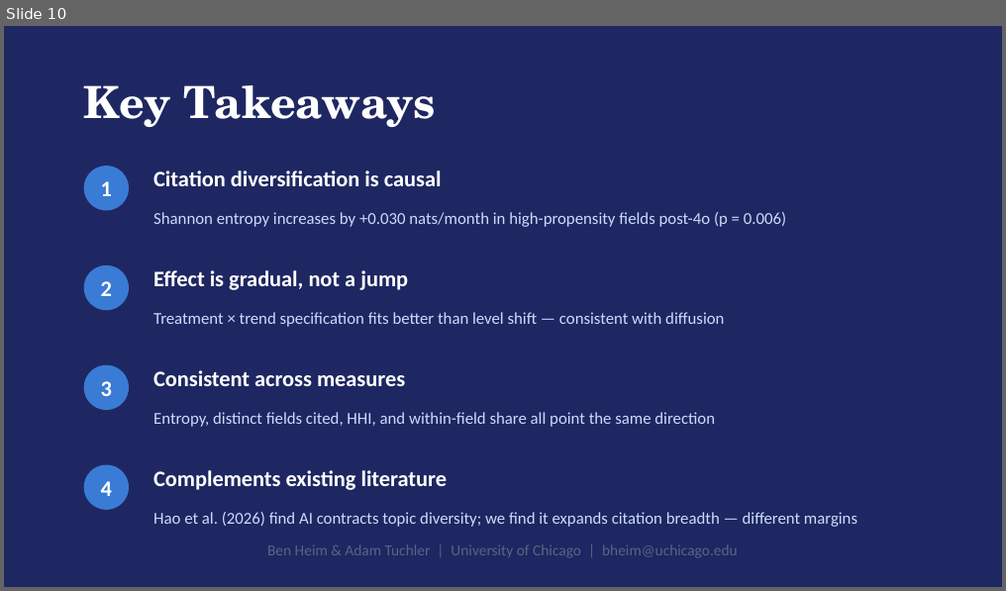
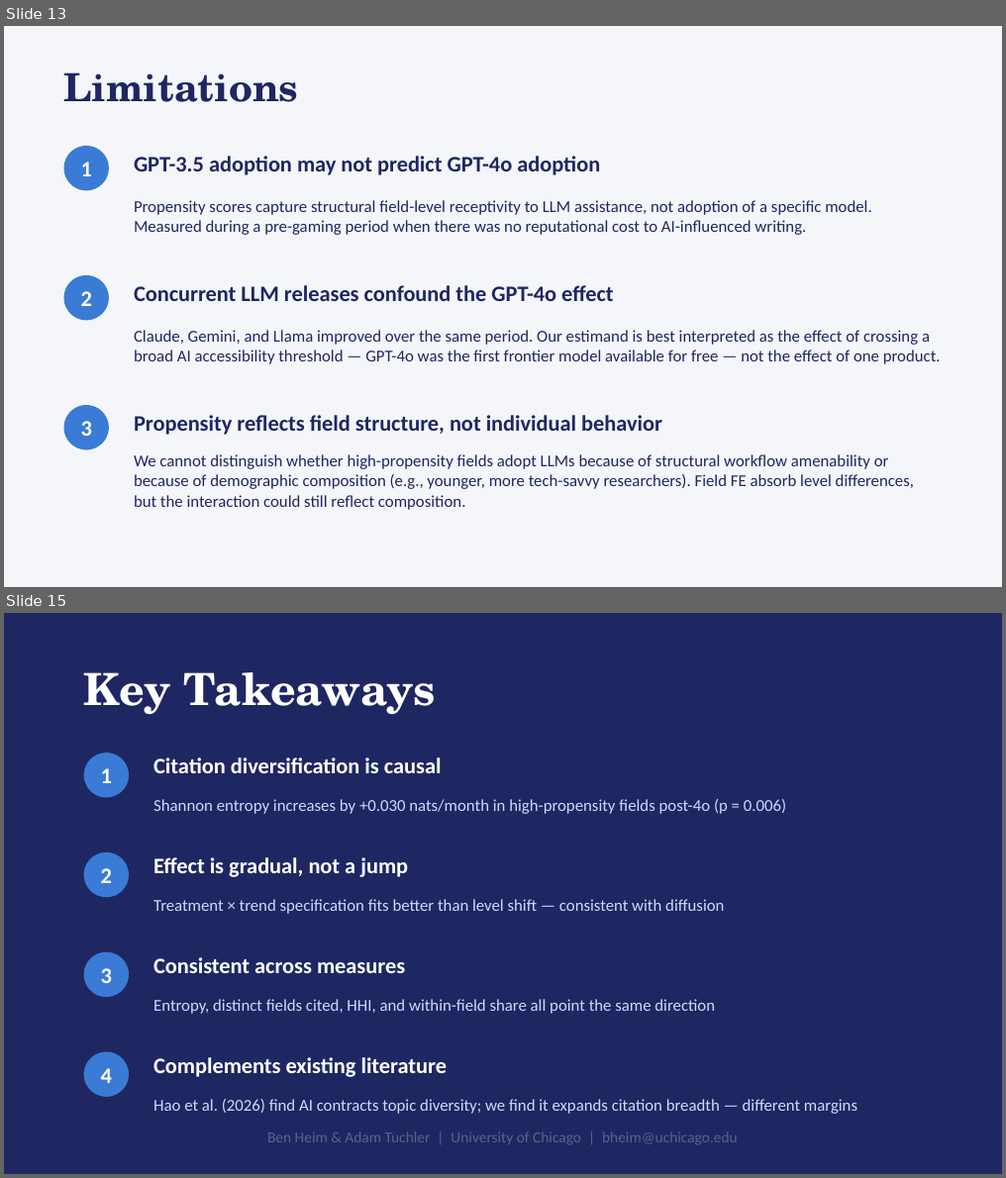
Before and after one commit to bheim/aig_final_project, a slide deck: claude work/output/presentation.pptx. Shown one above the other, each under a label of ours: slide 10 before the commit, slides 13 and 15 after it; the slides between them are not shown. The pictures are 1006x591 and 1006x1178 pixels, drawn with LibreOffice and Linux fonts; fonts in the diff are those of the drawing. Boxes give left, top, right and bottom in pixels: in the first picture for what was removed or moved away, otherwise in the second. Text is boxed around its words. In the diff, an @@ line names an element or a change of style, - is before the commit and + after.

```diff
--- a/claude work/output/presentation.pptx
+++ b/claude work/output/presentation.pptx
@@ slide 13 added at (4,26,1002,587), background #F4F6FA @@
@@ text added at (63,73,298,102), 28 pt, text #1E2761, bold @@
+Limitations
@@ ellipse added at (63,146,109,190), fill #3A7BD5 @@
@@ text added at (81,162,92,176), 16 pt, text #FFFFFF, bold @@
+1
@@ text added at (134,156,600,175), 16 pt, text #1E2761, bold @@
+GPT-3.5 adoption may not predict GPT-4o adoption
@@ text added at (134,200,871,235), 12 pt, text #1E2761 @@
+Propensity scores capture structural field-level receptivity to LLM assistance, not adoption of a specific model. Measured during a pre-gaming period when there was no reputational cost to AI-influenced writing.
@@ ellipse added at (63,275,109,320), fill #3A7BD5 @@
@@ text added at (81,291,92,306), 16 pt, text #FFFFFF, bold @@
+2
@@ text added at (134,285,613,301), 16 pt, text #1E2761, bold @@
+Concurrent LLM releases confound the GPT-4o effect
@@ text added at (134,330,941,365), 12 pt, text #1E2761 @@
+Claude, Gemini, and Llama improved over the same period. Our estimand is best interpreted as the effect of crossing a broad AI accessibility threshold — GPT-4o was the first frontier model available for free — not the effect of one product.
@@ ellipse added at (63,405,109,450), fill #3A7BD5 @@
@@ text added at (81,421,92,436), 16 pt, text #FFFFFF, bold @@
+3
@@ text added at (134,415,662,435), 16 pt, text #1E2761, bold @@
+Propensity reflects field structure, not individual behavior
@@ text added at (134,455,914,510), 12 pt, text #1E2761 @@
+We cannot distinguish whether high-propensity fields adopt LLMs because of structural workflow amenability or because of demographic composition (e.g., younger, more tech-savvy researchers). Field FE absorb level differences, but the interaction could still reflect composition.
@@ what was slide 10 is now slide 15 @@
```
Also in this commit, not shown: 4 other slides added, 2 other files.
